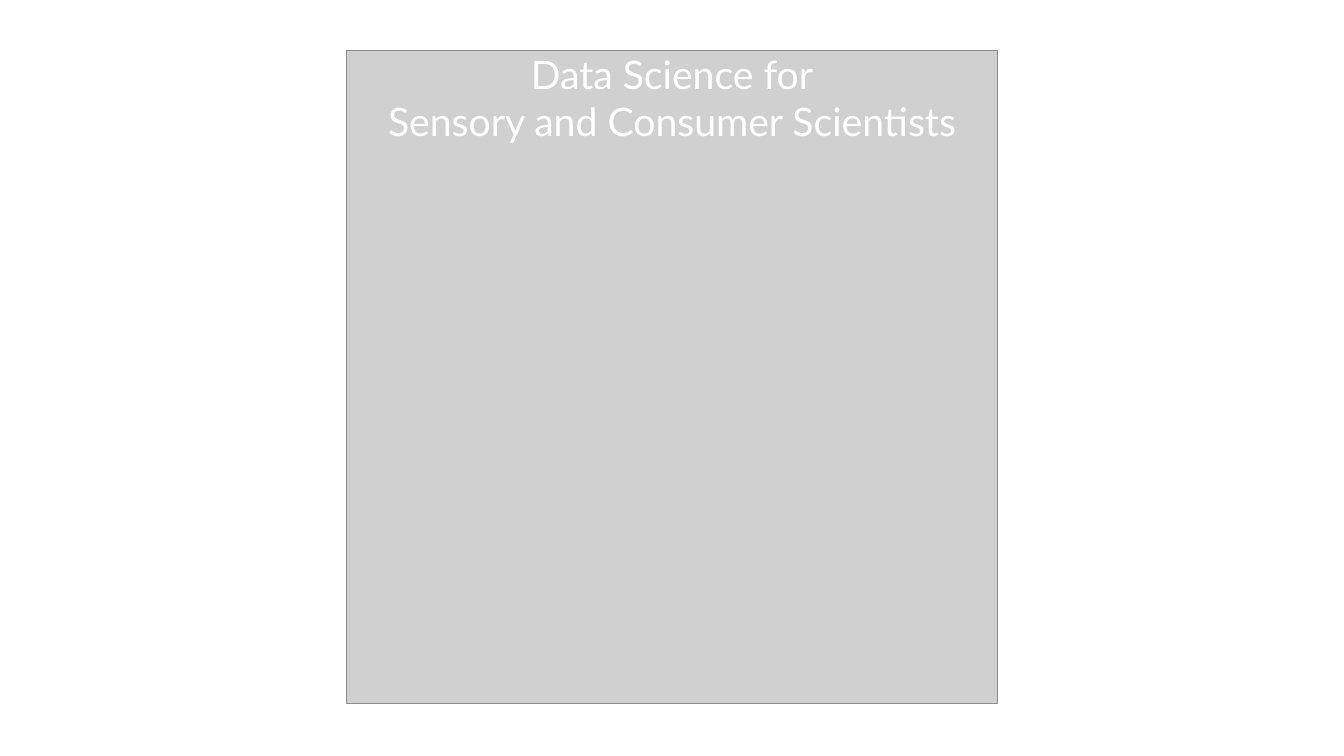
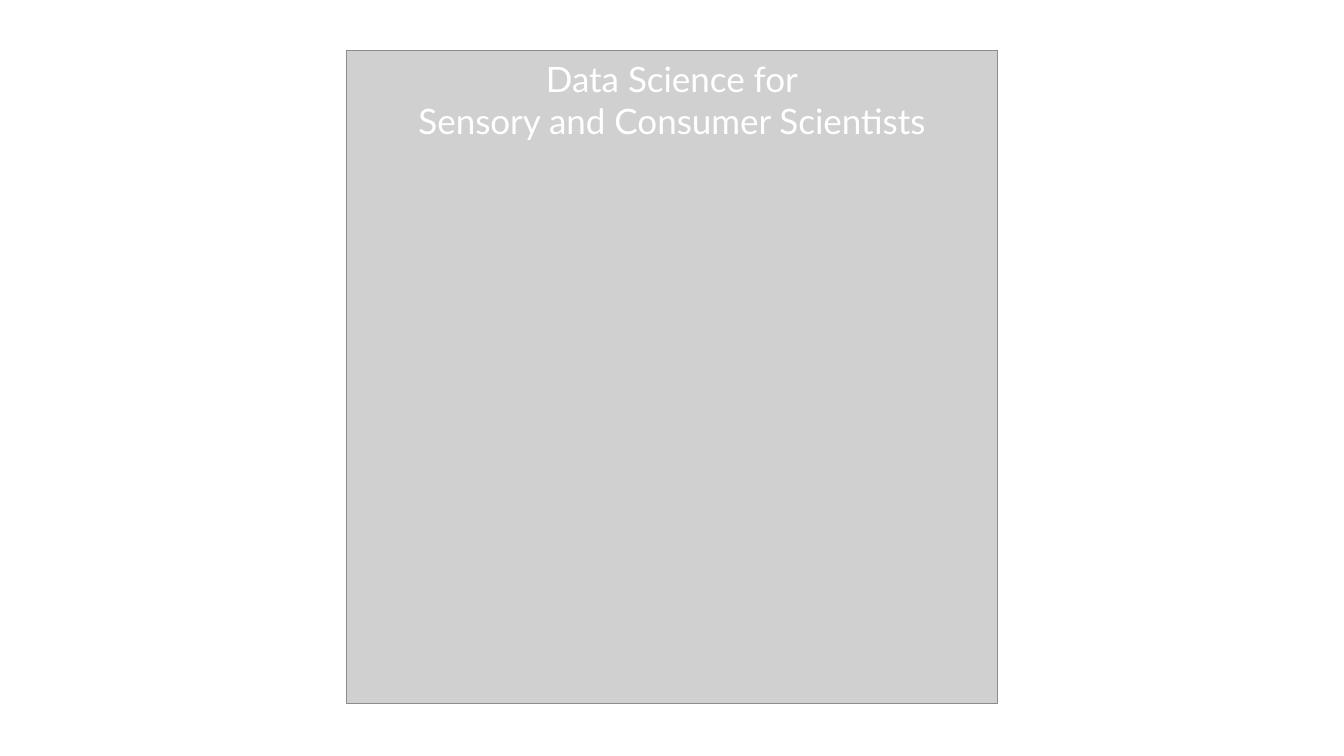
Before and after one commit to john-aigora/i2ds4scc_bookdown, a slide deck: slide 1 of images/cover_art.pptx. Drawn at 1344x756 pixels with LibreOffice and Linux fonts; fonts in the diff are those of the drawing; grey boxes stand for pictures. Boxes give left, top, right and bottom in pixels: in the first picture for what was removed or moved away, otherwise in the second. Text is boxed around its words. In the diff, an @@ line names an element or a change of style, - is before the commit and + after.

```diff
--- a/images/cover_art.pptx
+++ b/images/cover_art.pptx
@@ text "Data Science for Sensory and ...": place and size @@
-text "Data Science for Sensory and ..." at box(388, 61, 956, 142)
+text "Data Science for Sensory and ..." at box(418, 67, 925, 140)
@@ text "Data Science for Sensory and ..." at box(418, 67, 925, 140): size 28 to 25 pt @@
```
Also in this commit, not shown: 33 other files.
